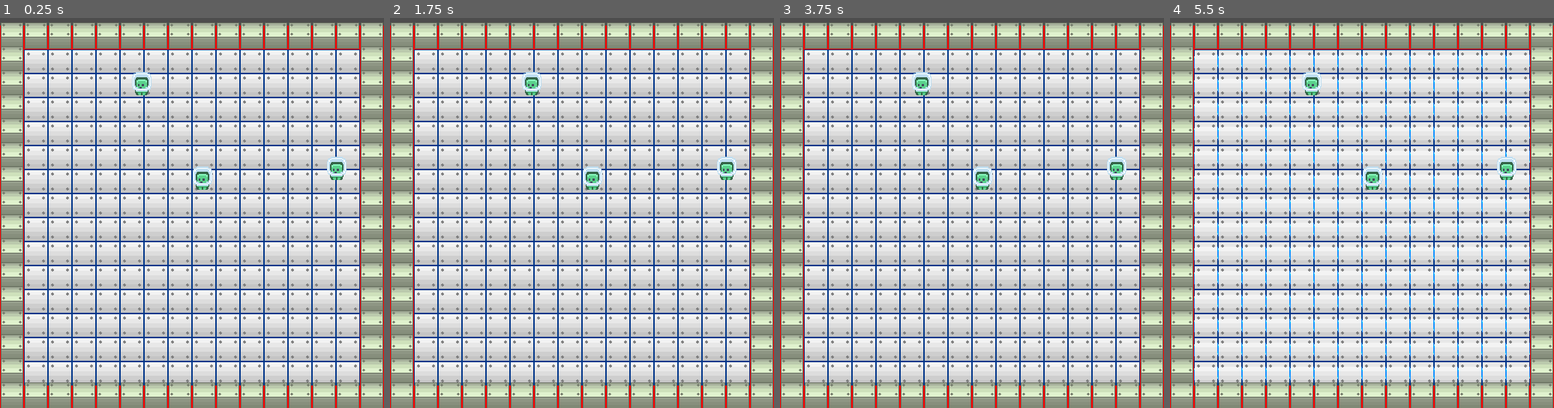
Above: before the commit, frames 1-4 (left to right).
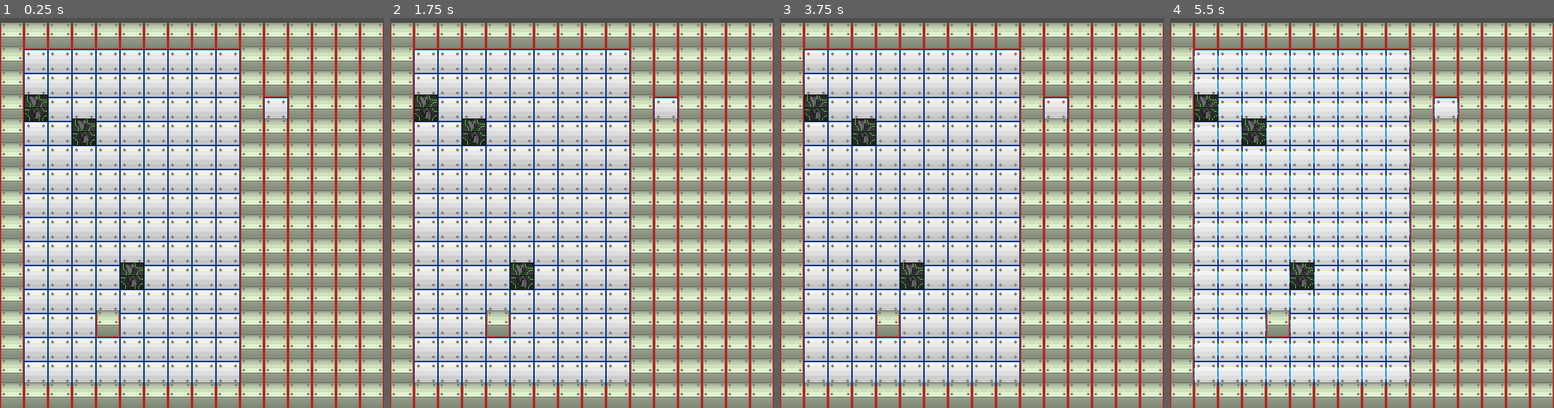
Above: after the commit, the same moments.

Repository: tofimega/Virtual-Bomber
Game: Godot game, scene res://scenes/main/game_scene.tscn
The game is run twice, just before and just after one commit, with the same random seed, the same clock (stepped at 60 frames per second) and the same inputs.
Inputs:
- Up to frame 1 (0.25 s): no input
- Up to frame 2 (1.75 s): tap Enter at 0.5 s; tap Space at 1.25 s
- Up to frame 3 (3.75 s): tap Enter at 3.5 s
- Up to frame 4 (5.5 s): tap Space at 4.25 s; tap Enter at 5 s

The runs differ from the first frame. In frame 1, 27% of the frame differs, in the area x 6-94%, y 7-95%; in frame 2, 27%; in frame 3, 27%; in frame 4, 28%.

Commit message:
start of level loading algorithm

Diff:
--- /dev/null
+++ b/scenes/level/tiles/crate.tscn
@@ -0,0 +1,253 @@
+[gd_scene load_steps=37 format=3 uid="uid://df00v3oshlyt4"]
+
+[ext_resource type="PackedScene" uid="uid://bh1xlk8xexbq0" path="res://scenes/level/tiles/tile.tscn" id="1_wjc1t"]
+[ext_resource type="Texture2D" uid="uid://be2nke45syhg4" path="res://assets/images/tiles/crate/breaking/crate breaking.png" id="2_dgue8"]
+[ext_resource type="Texture2D" uid="uid://cu6kl3y1cfk1d" path="res://assets/images/tiles/crate/idle/crate idle (newer).png" id="3_61sjs"]
+
+[sub_resource type="AtlasTexture" id="AtlasTexture_v1a6c"]
+atlas = ExtResource("2_dgue8")
+region = Rect2(0, 0, 32, 36)
+
+[sub_resource type="AtlasTexture" id="AtlasTexture_s4v3a"]
+atlas = ExtResource("2_dgue8")
+region = Rect2(32, 0, 32, 36)
+
+[sub_resource type="AtlasTexture" id="AtlasTexture_24h2l"]
+atlas = ExtResource("2_dgue8")
+region = Rect2(64, 0, 32, 36)
+
+[sub_resource type="AtlasTexture" id="AtlasTexture_ovhn6"]
+atlas = ExtResource("2_dgue8")
+region = Rect2(96, 0, 32, 36)
+
+[sub_resource type="AtlasTexture" id="AtlasTexture_d77au"]
+atlas = ExtResource("2_dgue8")
+region = Rect2(128, 0, 32, 36)
+
+[sub_resource type="AtlasTexture" id="AtlasTexture_s136p"]
+atlas = ExtResource("2_dgue8")
+region = Rect2(160, 0, 32, 36)
+
+[sub_resource type="AtlasTexture" id="AtlasTexture_cvwy8"]
+atlas = ExtResource("2_dgue8")
+region = Rect2(0, 36, 32, 36)
+
+[sub_resource type="AtlasTexture" id="AtlasTexture_6ecwv"]
+atlas = ExtResource("2_dgue8")
+region = Rect2(32, 36, 32, 36)
+
+[sub_resource type="AtlasTexture" id="AtlasTexture_ngdp7"]
+atlas = ExtResource("2_dgue8")
+region = Rect2(64, 36, 32, 36)
+
+[sub_resource type="AtlasTexture" id="AtlasTexture_nkqs8"]
+atlas = ExtResource("2_dgue8")
+region = Rect2(96, 36, 32, 36)
+
+[sub_resource type="AtlasTexture" id="AtlasTexture_1dtuo"]
+atlas = ExtResource("2_dgue8")
+region = Rect2(128, 36, 32, 36)
+
+[sub_resource type="AtlasTexture" id="AtlasTexture_lc7gb"]
+atlas = ExtResource("2_dgue8")
+region = Rect2(160, 36, 32, 36)
+
+[sub_resource type="AtlasTexture" id="AtlasTexture_jsval"]
+atlas = ExtResource("2_dgue8")
+region = Rect2(0, 72, 32, 36)
+
+[sub_resource type="AtlasTexture" id="AtlasTexture_uv2vk"]
+atlas = ExtResource("2_dgue8")
+region = Rect2(32, 72, 32, 36)
+
+[sub_resource type="AtlasTexture" id="AtlasTexture_op1w3"]
+atlas = ExtResource("2_dgue8")
+region = Rect2(64, 72, 32, 36)
+
+[sub_resource type="AtlasTexture" id="AtlasTexture_5ruj1"]
+atlas = ExtResource("2_dgue8")
+region = Rect2(96, 72, 32, 36)
+
+[sub_resource type="AtlasTexture" id="AtlasTexture_2qj56"]
+atlas = ExtResource("2_dgue8")
+region = Rect2(128, 72, 32, 36)
+
+[sub_resource type="AtlasTexture" id="AtlasTexture_1w3lm"]
+atlas = ExtResource("2_dgue8")
+region = Rect2(160, 72, 32, 36)
+
+[sub_resource type="AtlasTexture" id="AtlasTexture_xienc"]
+atlas = ExtResource("2_dgue8")
+region = Rect2(0, 108, 32, 36)
+
+[sub_resource type="AtlasTexture" id="AtlasTexture_ibpie"]
+atlas = ExtResource("2_dgue8")
+region = Rect2(32, 108, 32, 36)
+
+[sub_resource type="AtlasTexture" id="AtlasTexture_2nqyu"]
+atlas = ExtResource("2_dgue8")
+region = Rect2(64, 108, 32, 36)
+
+[sub_resource type="AtlasTexture" id="AtlasTexture_1c2oa"]
+atlas = ExtResource("2_dgue8")
+region = Rect2(96, 108, 32, 36)
+
+[sub_resource type="AtlasTexture" id="AtlasTexture_njmev"]
+atlas = ExtResource("2_dgue8")
+region = Rect2(128, 108, 32, 36)
+
+[sub_resource type="AtlasTexture" id="AtlasTexture_rny2j"]
+atlas = ExtResource("2_dgue8")
+region = Rect2(160, 108, 32, 36)
+
+[sub_resource type="AtlasTexture" id="AtlasTexture_akcj3"]
+atlas = ExtResource("2_dgue8")
+region = Rect2(0, 144, 32, 36)
+
+[sub_resource type="AtlasTexture" id="AtlasTexture_4ucc7"]
+atlas = ExtResource("2_dgue8")
+region = Rect2(32, 144, 32, 36)
+
+[sub_resource type="AtlasTexture" id="AtlasTexture_t4q20"]
+atlas = ExtResource("2_dgue8")
+region = Rect2(64, 144, 32, 36)
+
+[sub_resource type="AtlasTexture" id="AtlasTexture_aq2vt"]
+atlas = ExtResource("2_dgue8")
+region = Rect2(96, 144, 32, 36)
+
+[sub_resource type="AtlasTexture" id="AtlasTexture_v1dnd"]
+atlas = ExtResource("2_dgue8")
+region = Rect2(128, 144, 32, 36)
+
+[sub_resource type="AtlasTexture" id="AtlasTexture_caje6"]
+atlas = ExtResource("3_61sjs")
+region = Rect2(0, 0, 32, 36)
+
+[sub_resource type="AtlasTexture" id="AtlasTexture_m2lkv"]
+atlas = ExtResource("3_61sjs")
+region = Rect2(0, 36, 32, 36)
+
+[sub_resource type="AtlasTexture" id="AtlasTexture_1fqhv"]
+atlas = ExtResource("3_61sjs")
+region = Rect2(0, 72, 32, 36)
+
+[sub_resource type="SpriteFrames" id="SpriteFrames_1uj7j"]
+animations = [{
+"frames": [{
+"duration": 1.0,
+"texture": SubResource("AtlasTexture_v1a6c")
+}, {
+"duration": 1.0,
+"texture": SubResource("AtlasTexture_s4v3a")
+}, {
+"duration": 1.0,
+"texture": SubResource("AtlasTexture_24h2l")
+}, {
+"duration": 1.0,
+"texture": SubResource("AtlasTexture_ovhn6")
+}, {
+"duration": 1.0,
+"texture": SubResource("AtlasTexture_d77au")
+}, {
+"duration": 1.0,
+"texture": SubResource("AtlasTexture_s136p")
+}, {
+"duration": 1.0,
+"texture": SubResource("AtlasTexture_cvwy8")
+}, {
+"duration": 1.0,
+"texture": SubResource("AtlasTexture_6ecwv")
+}, {
+"duration": 1.0,
+"texture": SubResource("AtlasTexture_ngdp7")
+}, {
+"duration": 1.0,
+"texture": SubResource("AtlasTexture_nkqs8")
+}, {
+"duration": 1.0,
+"texture": SubResource("AtlasTexture_1dtuo")
+}, {
+"duration": 1.0,
+"texture": SubResource("AtlasTexture_lc7gb")
+}, {
+"duration": 1.0,
+"texture": SubResource("AtlasTexture_jsval")
+}, {
+"duration": 1.0,
+"texture": SubResource("AtlasTexture_uv2vk")
+}, {
+"duration": 1.0,
+"texture": SubResource("AtlasTexture_op1w3")
+}, {
+"duration": 1.0,
+"texture": SubResource("AtlasTexture_5ruj1")
+}, {
+"duration": 1.0,
+"texture": SubResource("AtlasTexture_2qj56")
+}, {
+"duration": 1.0,
+"texture": SubResource("AtlasTexture_1w3lm")
+}, {
+"duration": 1.0,
+"texture": SubResource("AtlasTexture_xienc")
+}, {
+"duration": 1.0,
+"texture": SubResource("AtlasTexture_ibpie")
+}, {
+"duration": 1.0,
+"texture": SubResource("AtlasTexture_2nqyu")
+}, {
+"duration": 1.0,
+"texture": SubResource("AtlasTexture_1c2oa")
+}, {
+"duration": 1.0,
+"texture": SubResource("AtlasTexture_njmev")
+}, {
+"duration": 1.0,
+"texture": SubResource("AtlasTexture_rny2j")
+}, {
+"duration": 1.0,
+"texture": SubResource("AtlasTexture_akcj3")
+}, {
+"duration": 1.0,
+"texture": SubResource("AtlasTexture_4ucc7")
+}, {
+"duration": 1.0,
+"texture": SubResource("AtlasTexture_t4q20")
+}, {
+"duration": 1.0,
+"texture": SubResource("AtlasTexture_aq2vt")
+}, {
+"duration": 1.0,
+"texture": SubResource("AtlasTexture_v1dnd")
+}],
+"loop": false,
+"name": &"breaking",
+"speed": 20.0
+}, {
+"frames": [{
+"duration": 1.0,
+"texture": SubResource("AtlasTexture_caje6")
+}, {
+"duration": 1.0,
+"texture": SubResource("AtlasTexture_m2lkv")
+}, {
+"duration": 1.0,
+"texture": SubResource("AtlasTexture_1fqhv")
+}],
+"loop": true,
+"name": &"default",
+"speed": 5.0
+}]
+
+[node name="Crate" instance=ExtResource("1_wjc1t")]
+y_sort_enabled = true
+collision_layer = 4
+
+[node name="AnimatedSprite2D" type="AnimatedSprite2D" parent="." index="0"]
+sprite_frames = SubResource("SpriteFrames_1uj7j")
+autoplay = "default"
+
+[node name="CollisionShape2D" parent="." index="2"]
+position = Vector2(0, 5.5)
--- a/scenes/level/tiles/tile.tscn
+++ b/scenes/level/tiles/tile.tscn
@@ -3,7 +3,7 @@
 [ext_resource type="Script" path="res://scenes/level/tiles/Tile.gd" id="1_dvam0"]
 
 [sub_resource type="RectangleShape2D" id="RectangleShape2D_v8gge"]
-size = Vector2(32, 32)
+size = Vector2(32, 25)
 
 [node name="Tile" type="StaticBody2D"]
 collision_layer = 0
--- a/scenes/level/tiles/wall.tscn
+++ b/scenes/level/tiles/wall.tscn
@@ -4,6 +4,7 @@
 
 [node name="Wall" instance=ExtResource("1_xq8w2")]
 y_sort_enabled = true
+position = Vector2(0, 0)
 collision_layer = 2
 
 [node name="Sprite2D2" parent="." index="1"]
--- a/scenes/test_level.tscn
+++ b/scenes/test_level.tscn
@@ -1,11 +1,12 @@
-[gd_scene load_steps=56 format=3 uid="uid://cb25rkkl8la8e"]
-
-[ext_resource type="Script" path="res://scripts/level/player_spawn.gd" id="1_gt568"]
+[gd_scene load_steps=60 format=3 uid="uid://cb25rkkl8la8e"]
+
 [ext_resource type="Script" path="res://scripts/test_level.gd" id="1_iun28"]
 [ext_resource type="Texture2D" uid="uid://150ae7lopuoh" path="res://assets/images/tiles/wall/wall tile bottom.png" id="3_5d0d5"]
 [ext_resource type="Texture2D" uid="uid://c4btm74yg30mi" path="res://assets/images/tiles/wall/wall tile top.png" id="4_l51ea"]
+[ext_resource type="PackedScene" uid="uid://df00v3oshlyt4" path="res://scenes/level/tiles/crate.tscn" id="5_14gp2"]
 [ext_resource type="Texture2D" uid="uid://ds7rrhu04sc0d" path="res://assets/images/tiles/floor/sprite_00.png" id="5_f4vek"]
 [ext_resource type="Texture2D" uid="uid://dad5s4eqbrqby" path="res://assets/images/tiles/floor/sprite_01.png" id="6_3thg7"]
+[ext_resource type="PackedScene" uid="uid://2yno1n7e6yhx" path="res://scenes/level/player_spawn.tscn" id="6_axanf"]
 [ext_resource type="Texture2D" uid="uid://tsv4yiac64f6" path="res://assets/images/tiles/floor/sprite_02.png" id="7_yl466"]
 [ext_resource type="Texture2D" uid="uid://dilvjyy42t0g6" path="res://assets/images/tiles/floor/sprite_03.png" id="8_dqlb8"]
 [ext_resource type="Texture2D" uid="uid://bbfaas1w4xfa3" path="res://assets/images/tiles/floor/sprite_04.png" id="9_nr2ei"]
@@ -45,6 +46,7 @@
 [ext_resource type="Texture2D" uid="uid://crcrke1e74l1g" path="res://assets/images/tiles/floor/sprite_38.png" id="43_djqii"]
 [ext_resource type="Texture2D" uid="uid://cqpaqs4ifc0g" path="res://assets/images/tiles/floor/sprite_40.png" id="44_e8bji"]
 [ext_resource type="Texture2D" uid="uid://dxt63j4tcvii6" path="res://assets/images/tiles/floor/sprite_44.png" id="45_fspq1"]
+[ext_resource type="PackedScene" uid="uid://ch521y8ie364i" path="res://scenes/level/tiles/wall.tscn" id="46_s8ytm"]
 
 [sub_resource type="TileSetAtlasSource" id="TileSetAtlasSource_7bh2f"]
 texture = ExtResource("3_5d0d5")
@@ -57,10 +59,21 @@
 0:0/0 = 0
 0:0/0/y_sort_origin = 7
 
+[sub_resource type="TileSetScenesCollectionSource" id="TileSetScenesCollectionSource_gacle"]
+resource_name = "Tiles"
+scenes/1/scene = ExtResource("5_14gp2")
+scenes/2/scene = ExtResource("46_s8ytm")
+
+[sub_resource type="TileSetScenesCollectionSource" id="TileSetScenesCollectionSource_wbygu"]
+resource_name = "Objects"
+scenes/0/scene = ExtResource("6_axanf")
+
 [sub_resource type="TileSet" id="TileSet_w2j1e"]
 tile_size = Vector2i(32, 32)
 sources/0 = SubResource("TileSetAtlasSource_7bh2f")
 sources/1 = SubResource("TileSetAtlasSource_tllwi")
+sources/2 = SubResource("TileSetScenesCollectionSource_gacle")
+sources/3 = SubResource("TileSetScenesCollectionSource_wbygu")
 
 [sub_resource type="WorldBoundaryShape2D" id="WorldBoundaryShape2D_bd05x"]
 normal = Vector2(0, 1)
@@ -216,18 +229,6 @@
 y_sort_enabled = true
 script = ExtResource("1_iun28")
 
-[node name="PlayerSpawn" type="Marker2D" parent="."]
-position = Vector2(449, 192)
-script = ExtResource("1_gt568")
-
-[node name="PlayerSpawn2" type="Marker2D" parent="."]
-position = Vector2(189, 79)
-script = ExtResource("1_gt568")
-
-[node name="PlayerSpawn3" type="Marker2D" parent="."]
-position = Vector2(270, 205)
-script = ExtResource("1_gt568")
-
 [node name="TileMap" type="TileMap" parent="."]
 y_sort_enabled = true
 tile_set = SubResource("TileSet_w2j1e")
@@ -261,8 +262,9 @@
 [node name="Floor" type="Sprite2D" parent="."]
 z_index = -1
 texture_repeat = 2
-position = Vector2(256, 258)
+position = Vector2(32, 34)
 texture = ExtResource("5_f4vek")
+centered = false
 region_enabled = true
 region_rect = Rect2(0, 0, 32, 32)
 
--- a/scripts/globals/global_access.gd
+++ b/scripts/globals/global_access.gd
@@ -13,6 +13,9 @@
 
 # number of rounds a match will last
 var games_to_win: int=0
+
+
+var level_to_load: String="res://test3.txt"
 
 
 func get_winner()->String:
--- a/scripts/level/player_spawn.gd
+++ b/scripts/level/player_spawn.gd
@@ -3,4 +3,5 @@
 
 
 func _ready():
+	print("ok")
 	SignalBus.player_spawn_ready.emit(self)
--- a/scripts/managers/game_manager.gd
+++ b/scripts/managers/game_manager.gd
@@ -27,6 +27,7 @@
 	pass
 
 func _load_level()->void:
+	GlobalAccess.level_to_load="res://test3.txt"
 	var level=ResourceLoader.load("res://scenes/test_level.tscn").instantiate()
 	get_parent().add_child.call_deferred(level)
 
@@ -46,6 +47,8 @@
 		player.position.y=player_spawn_points[player_count].position.y
 
 		get_parent().add_child.call_deferred(player)
+		#player_spawn_points[player_count].queue_free()
+
 		player_count+=1
 		if player_count>=GlobalAccess.players:
 			break
--- a/scripts/objects/player/player.gd
+++ b/scripts/objects/player/player.gd
@@ -41,7 +41,6 @@
 
 
 func _process(delta):
-	#z_index=position.y
 	move()
 	place_bomb()
 
--- a/scripts/test_level.gd
+++ b/scripts/test_level.gd
@@ -1,5 +1,53 @@
 extends Node2D
+
+@onready var tile_map = $TileMap
+
 
 
 func _ready():
-	SignalBus.level_loaded.emit()
+	var level_data: String =FileAccess.get_file_as_string(GlobalAccess.level_to_load)
+
+	var lines: PackedStringArray=level_data.split('\n')
+
+	var row:int=0
+	var col:int=0
+
+
+
+
+	for line in lines:
+		col=0
+		if row<16:
+
+			for char in line:
+				spawn_tile(char,row,col)
+				col+=1
+			row+=1
+		else:
+			var o: PackedStringArray=line.split(" ")
+			if len(o)==3:
+				spawn_object(o[0],int(o[1]),int(o[2]))
+
+
+	#SignalBus.level_loaded.emit()
+
+func spawn_object(o: String,row:int,col:int)->void:
+	var pos:Vector2i=Vector2i(col,row)
+
+	match o:
+		'p': tile_map.set_cell(1,pos,3,Vector2i.ZERO,0)
+		'be':return
+		'ge':return
+		'se':return
+		'ce':return
+
+
+
+func spawn_tile(o: String, row: int, col: int)->void:
+	var object_scene: PackedScene
+	var pos: Vector2i=Vector2i(col,row)
+	match o:
+		'x': return
+		'e': return
+		'w': tile_map.set_cell(1,pos,2,Vector2i.ZERO,2)
+		'c': tile_map.set_cell(1,pos,2,Vector2i.ZERO,1)
Not shown, added: test3.txt
